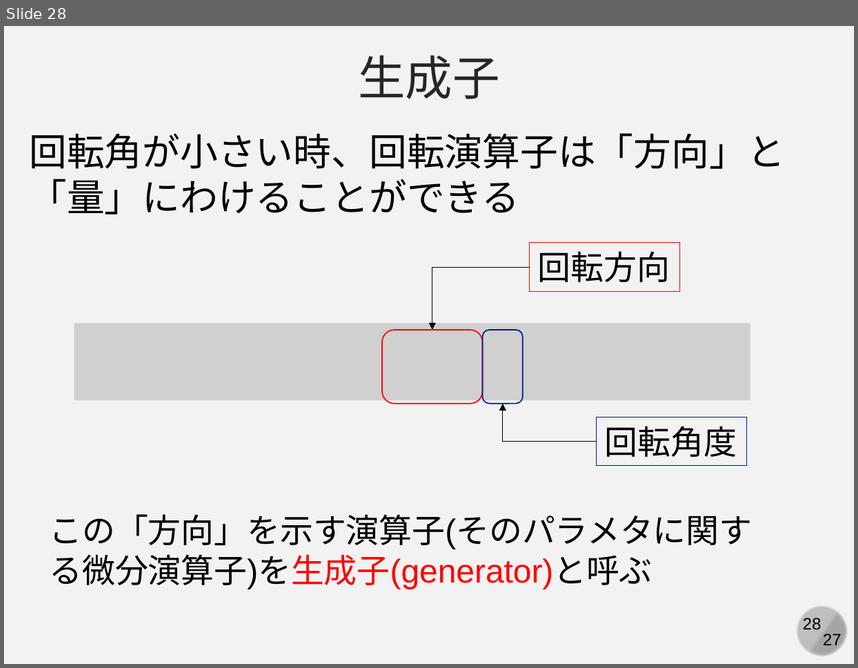
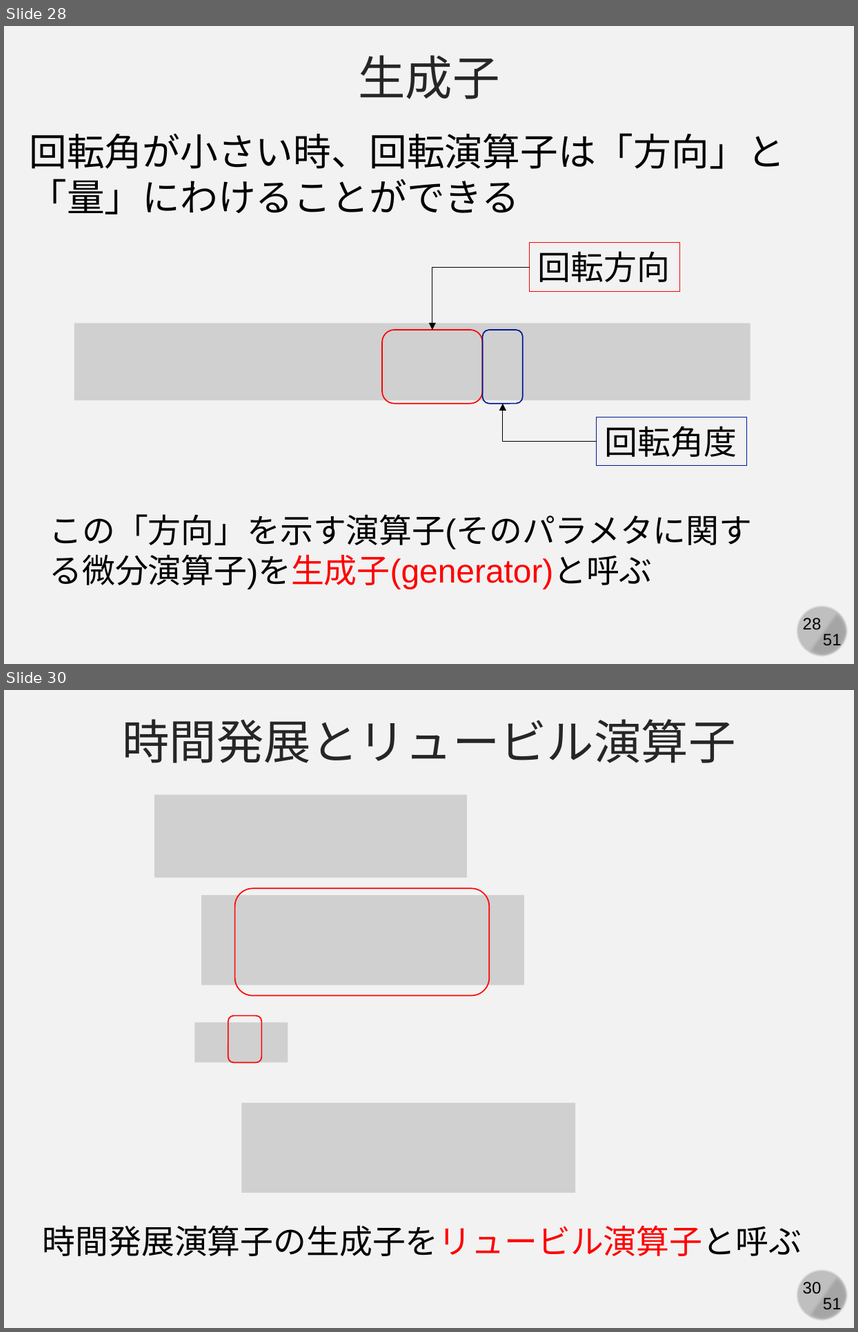
Before and after one commit to kaityo256/classical_mechanics, a slide deck: poisson/fig/slide.pptx. Shown one above the other, each under a label of ours: slide 28 before the commit, slides 28 and 30 after it; the slides between them are not shown. The pictures are 858x668 and 858x1332 pixels, drawn with LibreOffice and Linux fonts; fonts in the diff are those of the drawing; grey boxes stand for pictures. Boxes give left, top, right and bottom in pixels: in the first picture for what was removed or moved away, otherwise in the second. Text is boxed around its words. In the diff, an @@ line names an element or a change of style, - is before the commit and + after.

```diff
--- a/poisson/fig/slide.pptx
+++ b/poisson/fig/slide.pptx
@@ slide 30 added at [4,690,854,1328], background #F2F2F2; not listed: 4 template elements that a slide beside it also shows @@
@@ text added at [123,719,736,763], 40 pt, text #262626 @@
+時間発展とリュービル演算子
@@ picture added at [154,795,467,878] @@
@@ picture added at [201,895,524,985] @@
@@ rounded rectangle added at [235,888,489,995], outline #FF0000 1 pt @@
@@ rounded rectangle added at [228,1016,261,1063], outline #FF0000 1 pt @@
@@ picture added at [194,1023,288,1063] @@
@@ picture added at [242,1103,576,1192] @@
@@ text added at [43,1225,802,1256], 28 pt, text #000000 @@
+時間発展演算子の生成子をリュービル演算子と呼ぶ
@@ slide 28 changed as well @@
@@ text at [823,633,842,649]: text changed @@
-27
+51
```
Also in this commit, not shown: 27 other slides changed, 22 other slides added, 1 other file.
